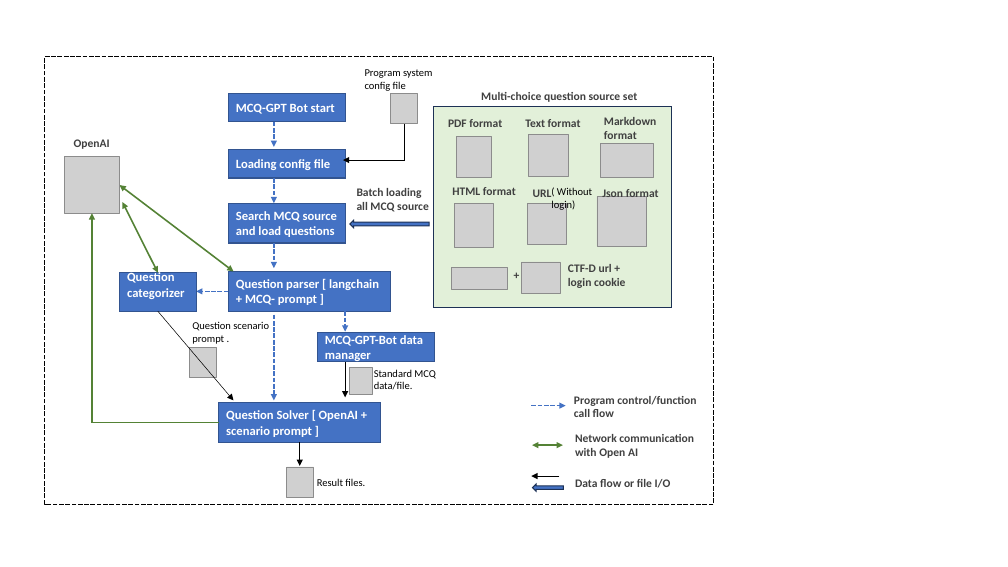
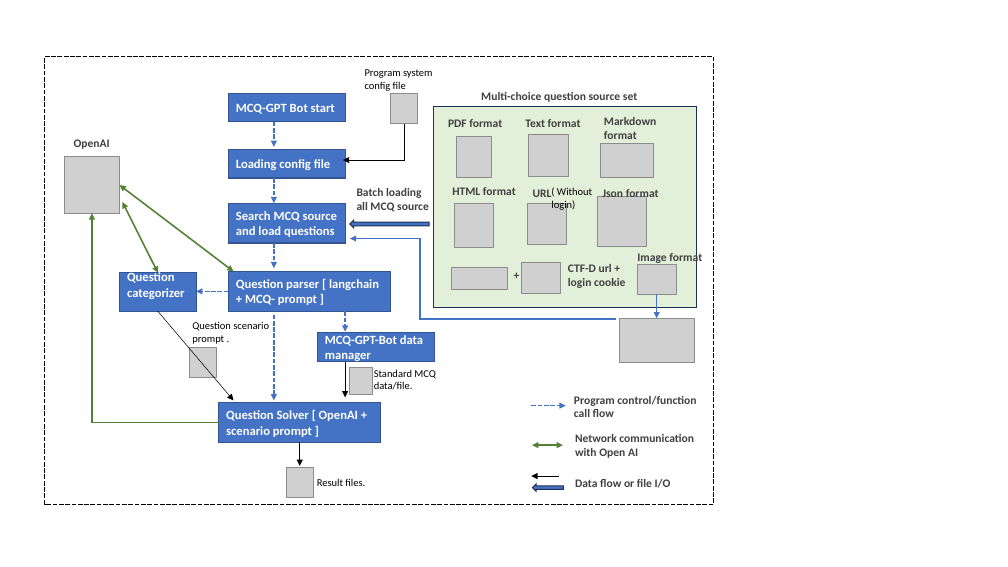
Before and after one commit to LiuYuancheng/MCQ-GPT-Bot, a slide deck: slide 1 of doc/designDoc.pptx. Drawn at 1008x567 pixels with LibreOffice and Linux fonts; fonts in the diff are those of the drawing; grey boxes stand for pictures. Boxes give left, top, right and bottom in pixels: in the first picture for what was removed or moved away, otherwise in the second. Text is boxed around its words. In the diff, an @@ line names an element or a change of style, - is before the commit and + after.

Commit message:
update design document.

```diff
--- a/doc/designDoc.pptx
+++ b/doc/designDoc.pptx
@@ rectangle: place and size @@
-rectangle at [433,107,672,307]
+rectangle at [433,107,696,307]
@@ elbow arrow added from (616, 319) to (350, 239), #4472C4 1.5 pt @@
@@ picture added at [637,264,676,294] @@
@@ text added at [637,252,702,265], 11 pt, text #404040, bold @@
+Image format
@@ arrow added from (657, 294) to (657, 318), #4472C4 0.5 pt @@
@@ picture added at [619,318,695,363] @@
```
